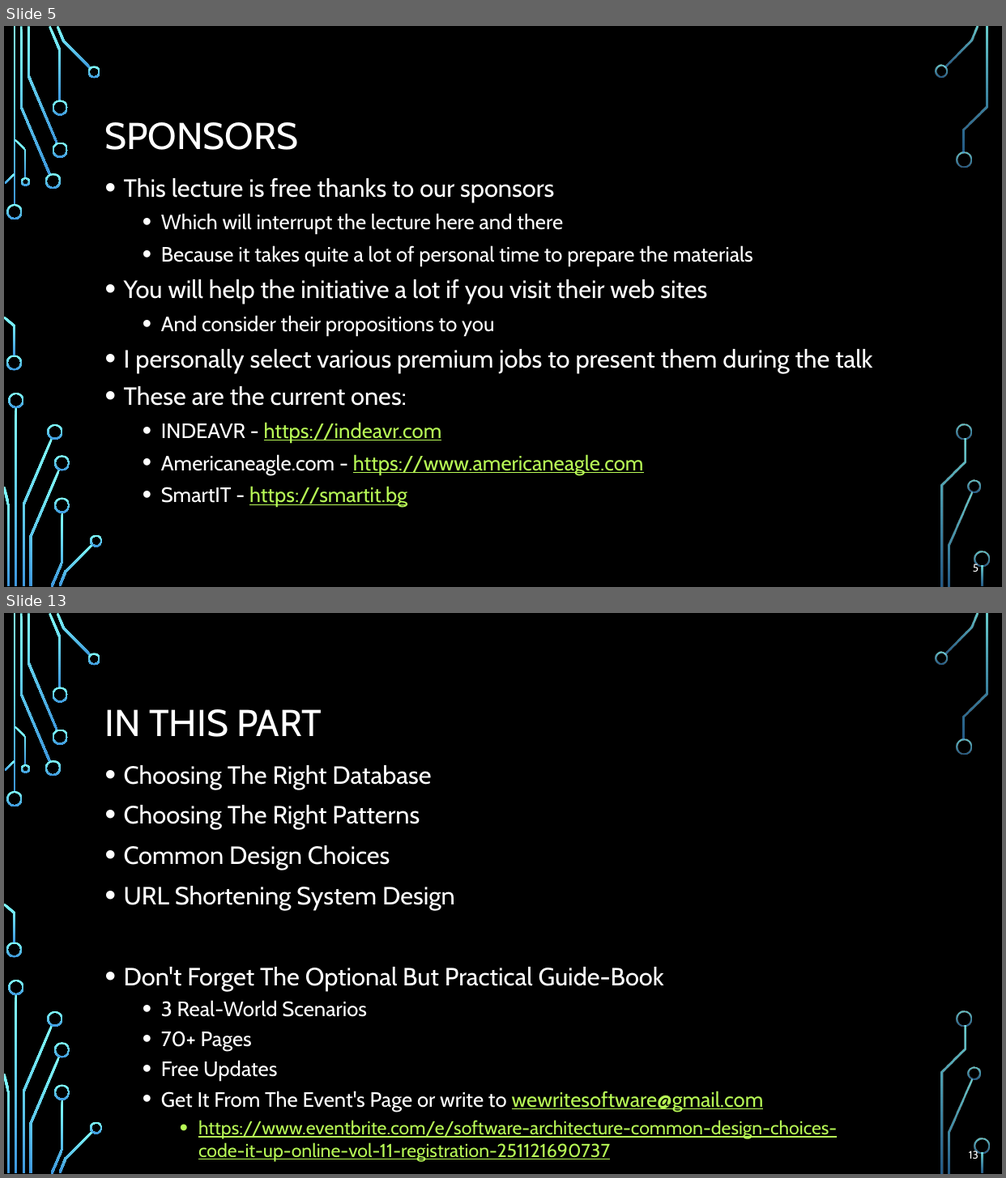
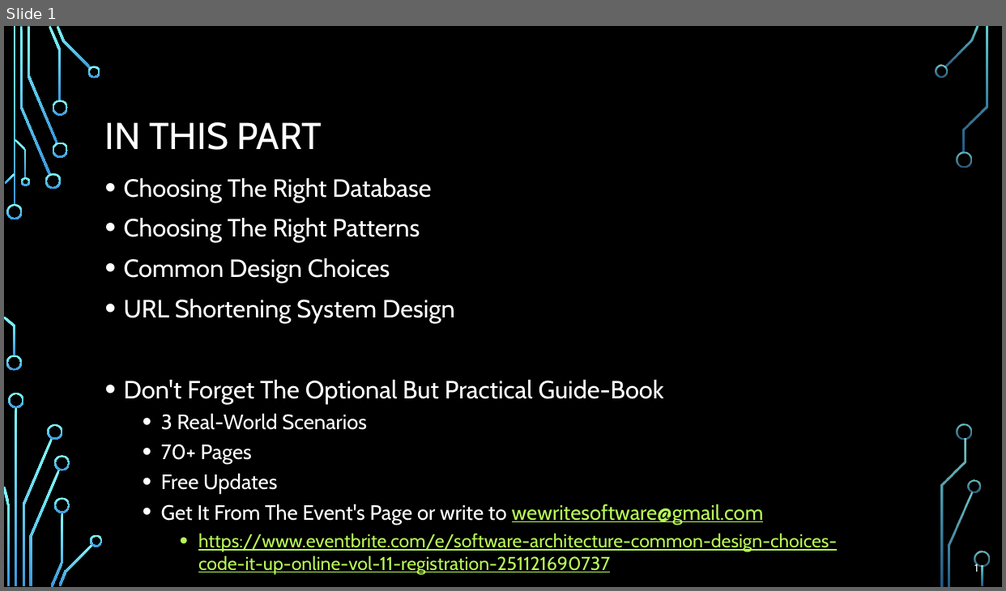
Before and after one commit to profjordanov/doctorate, a slide deck: resources/Software-Architecture-S/Presentation-Part3-Common-Design-Choices.pptx. Shown one above the other, each under a label of ours: slides 5 and 13 before the commit, slide 1 after it; the slides between them are not shown. The pictures are 1006x1178 and 1006x591 pixels, drawn with LibreOffice and Linux fonts; fonts in the diff are those of the drawing; background and template pictures are left out. Boxes give left, top, right and bottom in pixels: in the first picture for what was removed or moved away, otherwise in the second. Text is boxed around its words. In the diff, an @@ line names an element or a change of style, - is before the commit and + after.

```diff
--- a/resources/Software-Architecture-S/Presentation-Part3-Common-Design-Choices.pptx
+++ b/resources/Software-Architecture-S/Presentation-Part3-Common-Design-Choices.pptx
@@ slide 5 removed at box(4, 26, 1002, 587), background picture (left out); not listed: 36 template elements that a slide beside it also shows @@
@@ title removed at box(105, 122, 299, 150) @@
-SPONSORS
@@ text removed at box(124, 178, 872, 507) @@
-• This lecture is free thanks to our sponsors
-  • Which will interrupt the lecture here and there
-  • Because it takes quite a lot of personal time to prepare the materials
-• You will help the initiative a lot if you visit their web sites
-  • And consider their propositions to you
-• I personally select various premium jobs to present them during the talk
-• These are the current ones:
-  • INDEAVR - https://indeavr.com
-  • Americaneagle.com - https://www.americaneagle.com
-  • SmartIT - https://smartit.bg
@@ page number removed at box(973, 563, 978, 572) @@
-5
@@ what was slide 13 is now slide 1 @@
@@ page number at box(974, 563, 978, 572): text changed @@
-13
+1
```
Also in this commit, not shown: 18 other slides removed.
